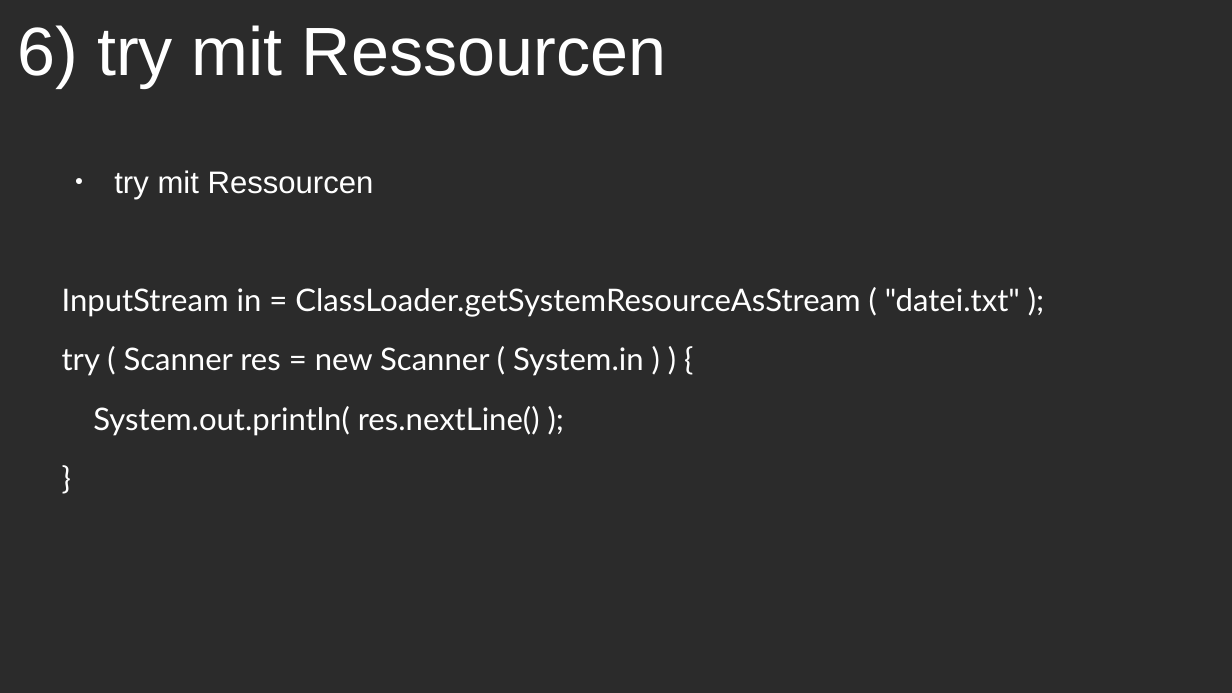
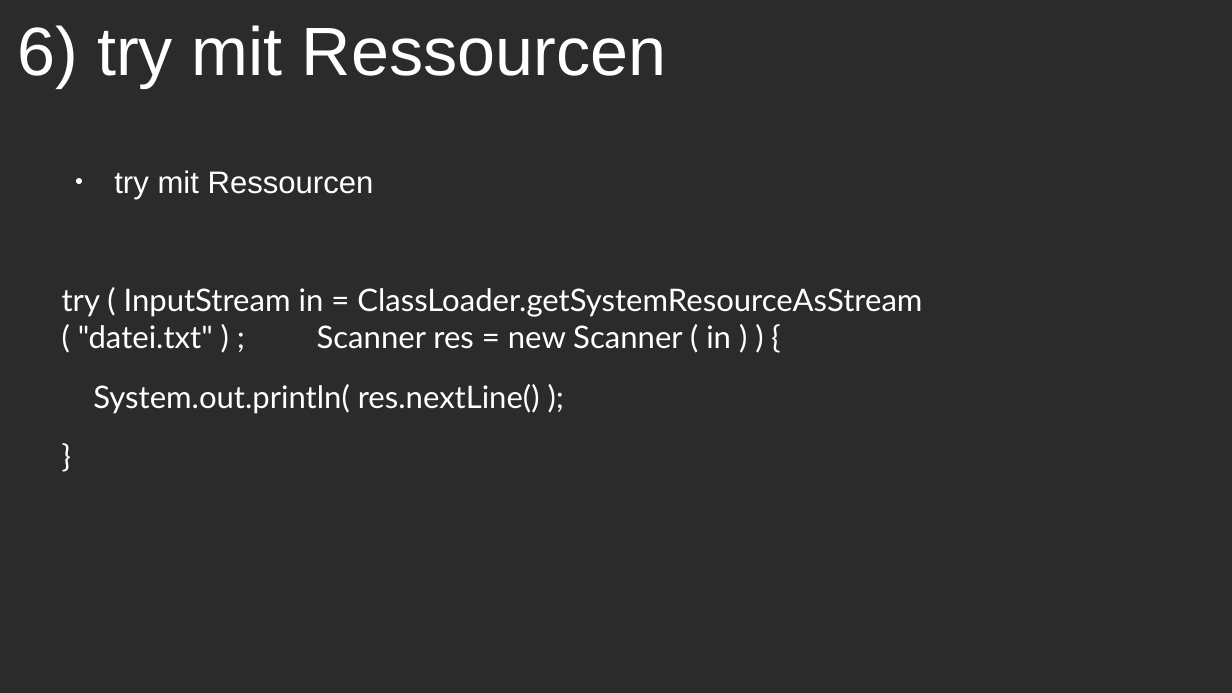
Before and after one commit to CodaCodalis/Graphic, a slide deck: slide 26 of resources/exceptions.odp. Drawn at 1232x693 pixels with LibreOffice and Linux fonts; fonts in the diff are those of the drawing; background and template pictures are left out; a plain dark background stands for a picture behind light text. Boxes give left, top, right and bottom in pixels: in the first picture for what was removed or moved away, otherwise in the second. Text is boxed around its words. In the diff, an @@ line names an element or a change of style, - is before the commit and + after.

```diff
--- a/resources/exceptions.odp
+++ b/resources/exceptions.odp
@@ text at bbox=[62, 288, 922, 349]: text changed @@
-InputStream in = ClassLoader.getSystemResourceAsStream ( "datei.txt" );
-try ( Scanner res = new Scanner ( System.in ) ) {
+try ( InputStream in = ClassLoader.getSystemResourceAsStream ( "datei.txt" ) ; Scanner res = new Scanner ( in ) ) {
```
Also in this commit, not shown: 1 other slide changed, 1 other file.
